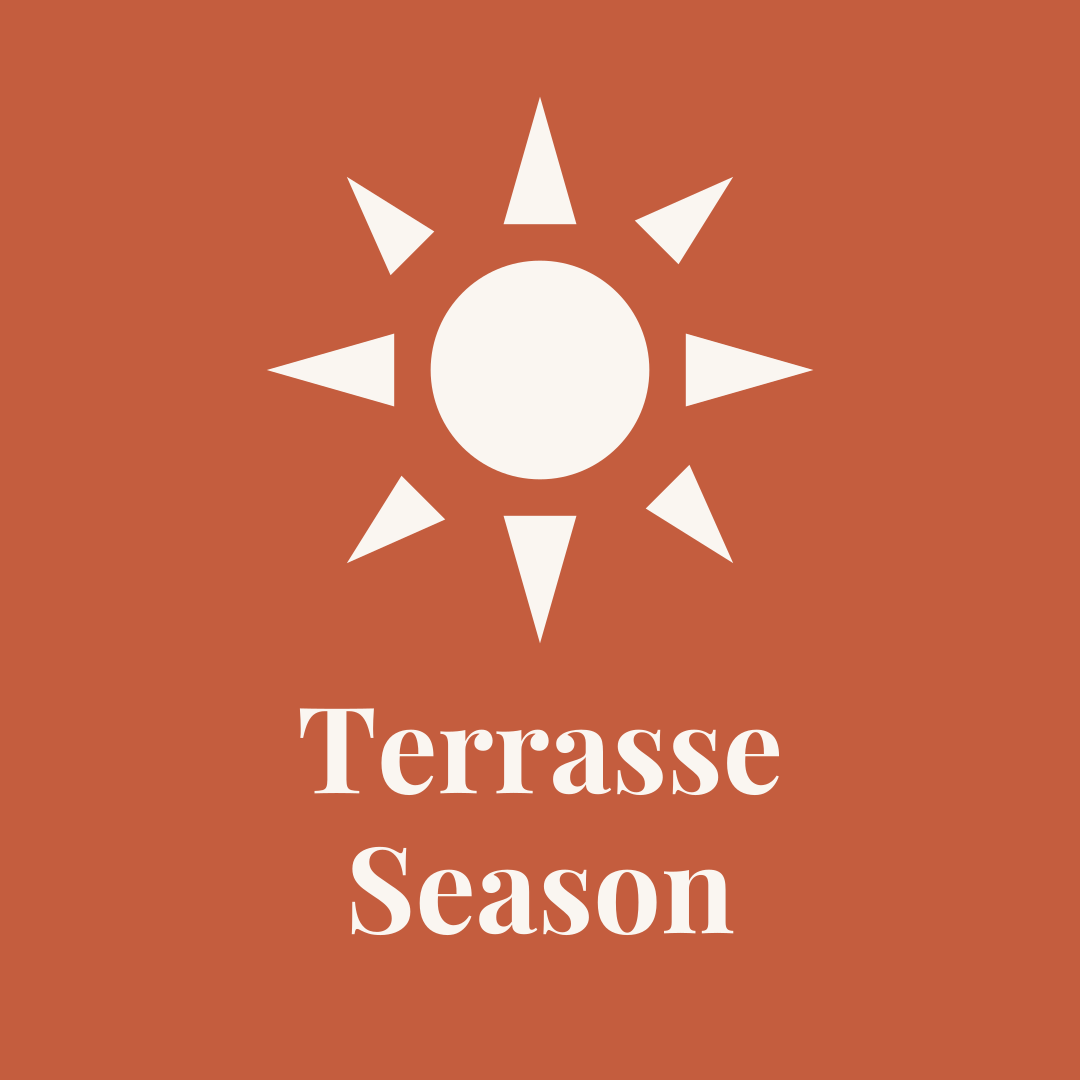
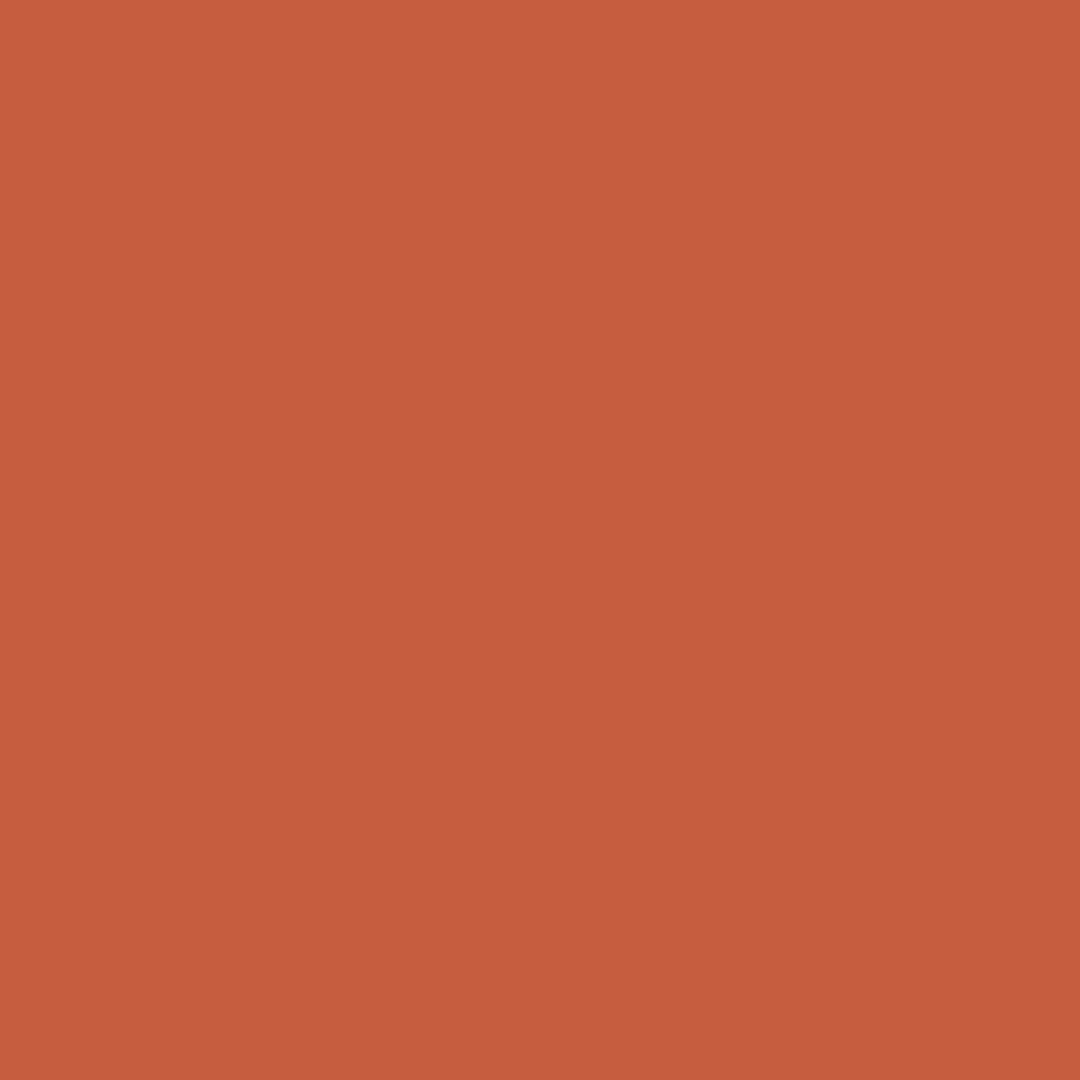
Layer changes from the first 1080x1080 image to the second:
added layer "Background" above "Sun" over [267, 96, 814, 936]
added layer "Sun" above "Text" over [267, 96, 814, 644]
added layer "Text" over [299, 708, 780, 936]